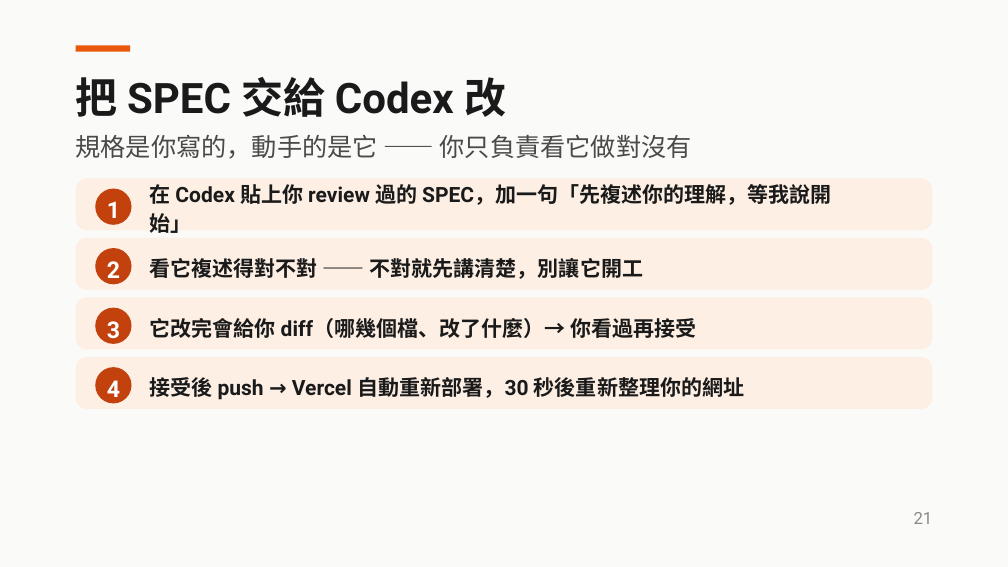
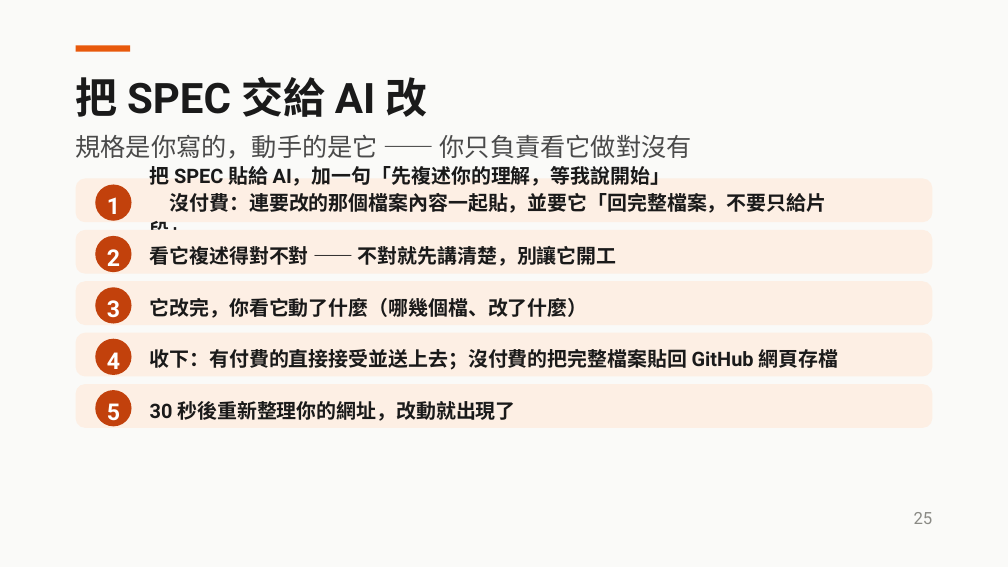
Before and after one commit to aaron20010920/unext-ai-dev-workshop, a slide deck: slide 25 of slides/2026-08-13-AI開發實戰.pptx (slide 21 before the commit). Drawn at 1008x567 pixels with LibreOffice and Linux fonts; fonts in the diff are those of the drawing. Boxes give left, top, right and bottom in pixels: in the first picture for what was removed or moved away, otherwise in the second. Text is boxed around its words. In the diff, an @@ line names an element or a change of style, - is before the commit and + after.

```diff
--- a/slides/2026-08-13-AI開發實戰.pptx
+++ b/slides/2026-08-13-AI開發實戰.pptx
@@ text at [76,77,428,117]: text changed @@
-把 SPEC 交給 Codex 改
+把 SPEC 交給 AI 改
@@ rounded rectangle: place and size @@
-rounded rectangle at [76,178,932,231]
+rounded rectangle at [76,178,932,222]
@@ text at [150,166,827,230]: text changed; size 20 to 19 pt @@
-在 Codex 貼上你 review 過的 SPEC，加一句「先複述你的理解，等我說開始」
+把 SPEC 貼給 AI，加一句「先複述你的理解，等我說開始」
+沒付費：連要改的那個檔案內容一起貼，並要它「回完整檔案，不要只給片段」
@@ ellipse "1": place and size @@
-ellipse "1" at [95,188,132,225]
+ellipse "1" at [95,185,132,221]
@@ rounded rectangle: place and size @@
-rounded rectangle at [76,238,932,290]
+rounded rectangle at [76,230,932,274]
@@ ellipse "2": place and size @@
-ellipse "2" at [95,248,132,284]
+ellipse "2" at [95,236,132,272]
@@ text "看它複述得對不對 —— 不對就先講清楚，別讓它開工": place and size @@
-text "看它複述得對不對 —— 不對就先講清楚，別讓它開工" at [150,258,644,279]
+text "看它複述得對不對 —— 不對就先講清楚，別讓它開工" at [150,246,617,266]
@@ text "看它複述得對不對 —— 不對就先講清楚，別讓它開工" at [150,246,617,266]: size 20 to 19 pt @@
@@ rounded rectangle: place and size @@
-rounded rectangle at [76,298,932,350]
+rounded rectangle at [76,281,932,325]
@@ ellipse "3": place and size @@
-ellipse "3" at [95,308,132,344]
+ellipse "3" at [95,287,132,324]
@@ text at [150,298,588,318]: text changed; size 20 to 19 pt @@
-它改完會給你 diff（哪幾個檔、改了什麼）→ 你看過再接受
+它改完，你看它動了什麼（哪幾個檔、改了什麼）
@@ rounded rectangle: place and size @@
-rounded rectangle at [76,357,932,409]
+rounded rectangle at [76,333,932,377]
@@ ellipse "4": place and size @@
-ellipse "4" at [95,368,132,404]
+ellipse "4" at [95,339,132,375]
@@ text at [150,349,839,370]: text changed; size 20 to 19 pt @@
-接受後 push → Vercel 自動重新部署，30 秒後重新整理你的網址
+收下：有付費的直接接受並送上去；沒付費的把完整檔案貼回 GitHub 網頁存檔
@@ rounded rectangle added at [76,384,932,428], fill #FDEFE4 @@
@@ ellipse added at [95,390,132,426], fill #C2410C, 22 pt, text #FFFFFF, bold @@
+5
@@ text added at [150,401,515,421], 19 pt, text #1A1A1A, bold @@
+30 秒後重新整理你的網址，改動就出現了
@@ text at [914,512,933,524]: text changed @@
-21
+25
```
Also in this commit, not shown: 25 other slides changed, 4 slides added, 3 other files.
